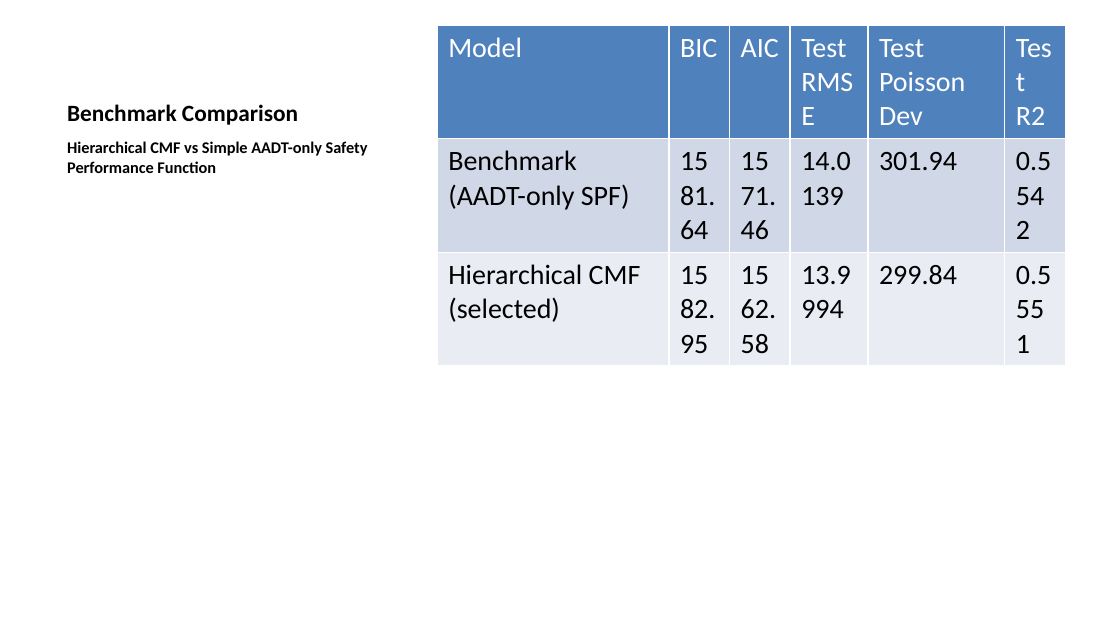
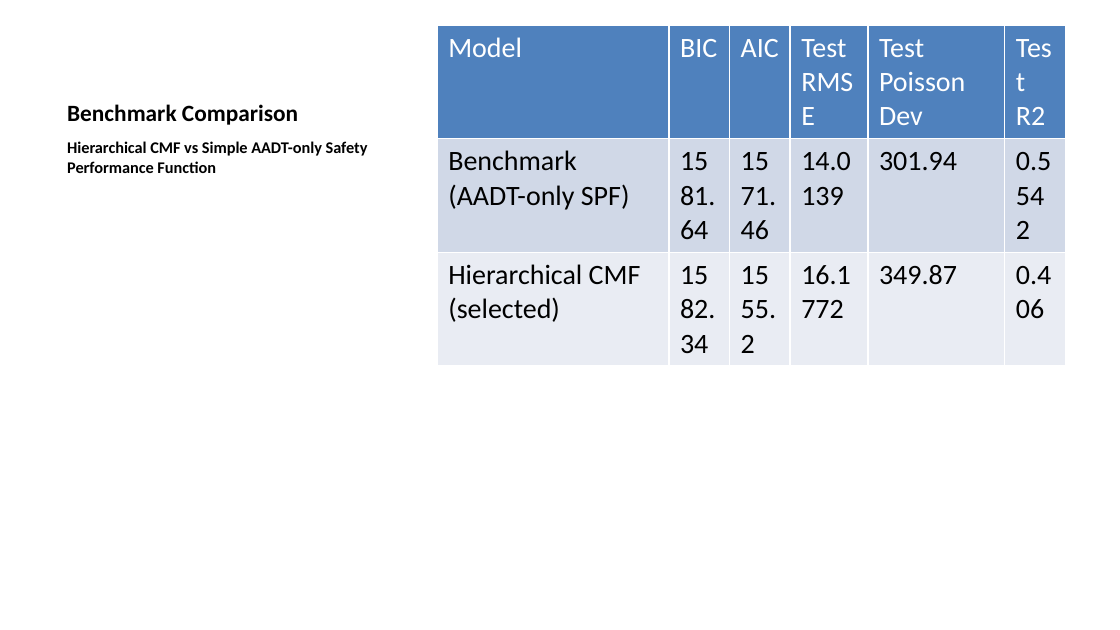
Before and after one commit to zahern/MetaCount, a slide deck: slide 10 of metacountregressor/scripts/washington_cmf_presentation.pptx. Drawn at 1120x630 pixels with LibreOffice and Linux fonts; fonts in the diff are those of the drawing. Boxes give left, top, right and bottom in pixels: in the first picture for what was removed or moved away, otherwise in the second. Text is boxed around its words. In the diff, an @@ line names an element or a change of style, - is before the commit and + after.

```diff
--- a/metacountregressor/scripts/washington_cmf_presentation.pptx
+++ b/metacountregressor/scripts/washington_cmf_presentation.pptx
@@ table at box(437, 25, 1064, 561) @@
-row 3: Hierarchical CMF (selected) | 1582.95 | 1562.58 | 13.9994 | 299.84 | 0.5551
+row 3: Hierarchical CMF (selected) | 1582.34 | 1555.2 | 16.1772 | 349.87 | 0.406
```
Also in this commit, not shown: 2 other slides changed, 31 other files.
